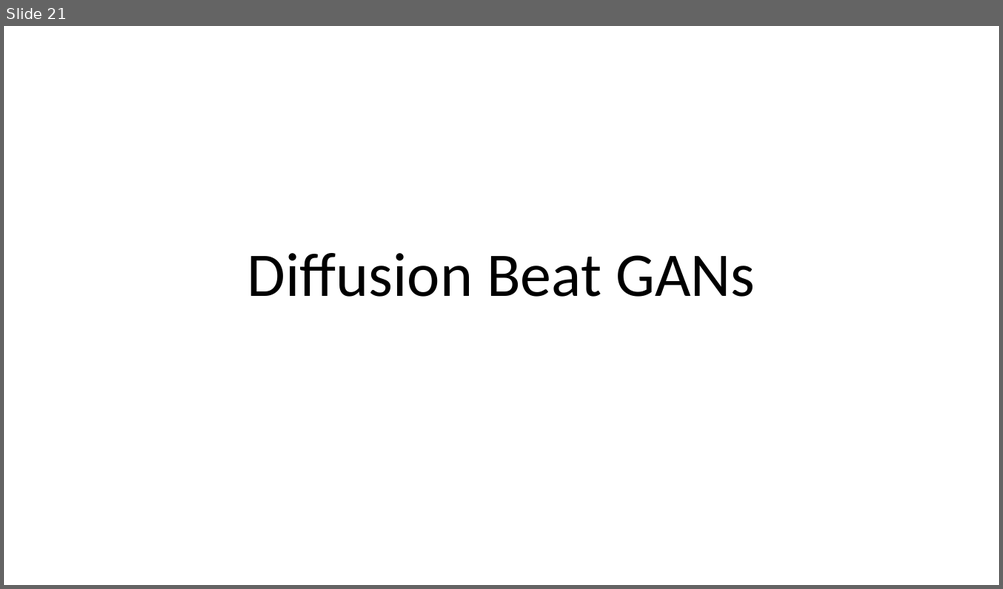
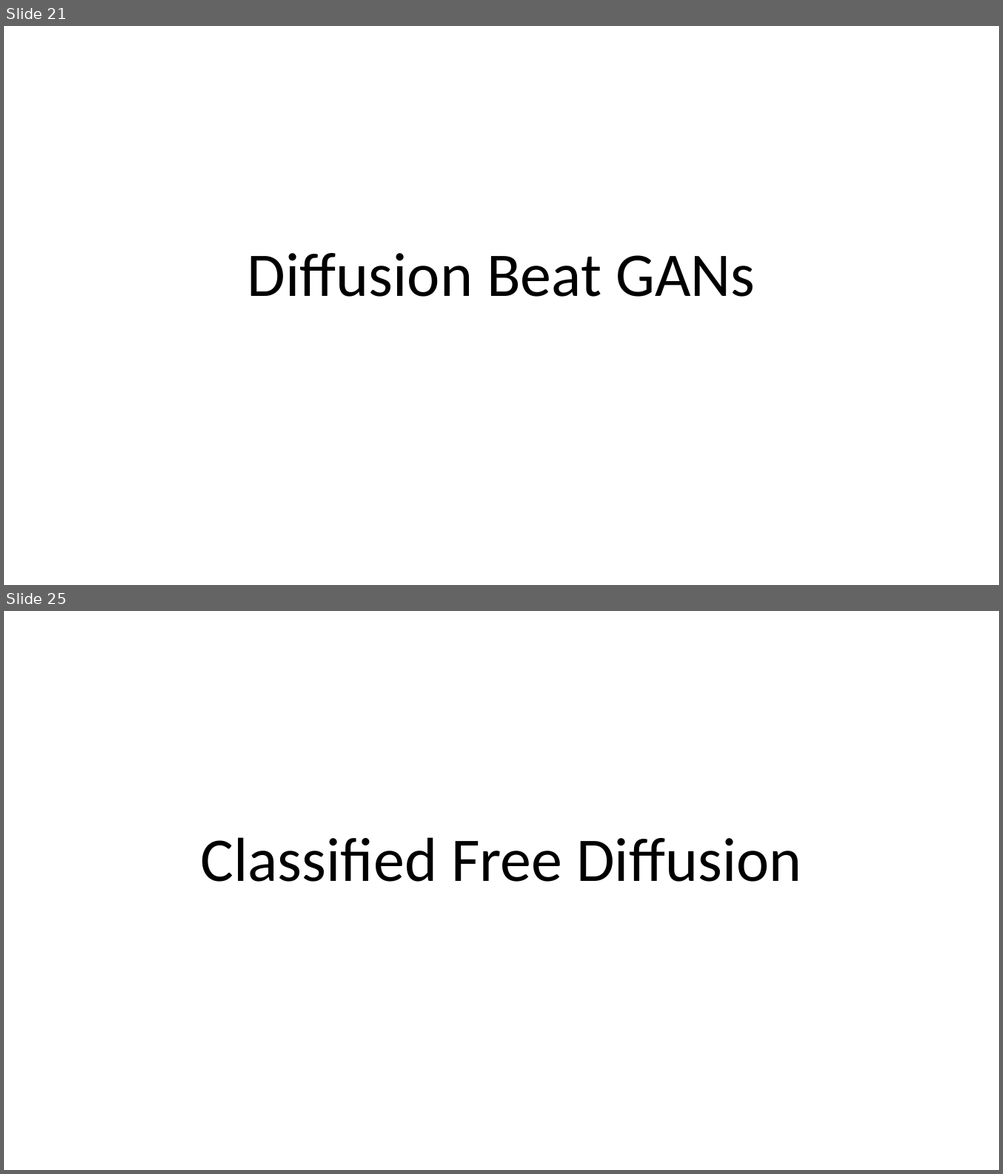
Before and after one commit to Elephant-King9/Paper, a slide deck: Base_Model/GAN+VAE+Diffusion/论文作图.pptx. Shown one above the other, each under a label of ours: slide 21 before the commit, slides 21 and 25 after it; the slides between them are not shown. The pictures are 1003x589 and 1003x1174 pixels, drawn with LibreOffice and Linux fonts; fonts in the diff are those of the drawing. Boxes give left, top, right and bottom in pixels: in the first picture for what was removed or moved away, otherwise in the second. Text is boxed around its words. In the diff, an @@ line names an element or a change of style, - is before the commit and + after.

```diff
--- a/Base_Model/GAN+VAE+Diffusion/论文作图.pptx
+++ b/Base_Model/GAN+VAE+Diffusion/论文作图.pptx
@@ slide 25 added at box(4, 611, 999, 1170), background #FFFFFF @@
@@ title added at box(201, 837, 801, 882), 60 pt, text #000000 @@
+Classified Free Diffusion
```
Also in this commit, not shown: 2 slides changed, 5 other slides added, 6 other files.
